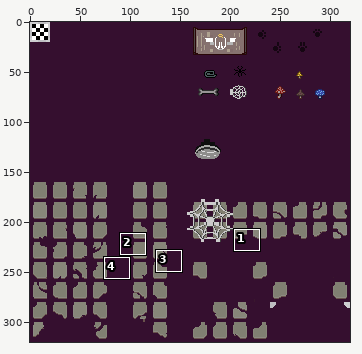
Sprite sheet: tilesets/tGrassR/output_tileset.png. The first picture is a wide view before the edit; the outline marks the close-up.
Close-up. As it was:
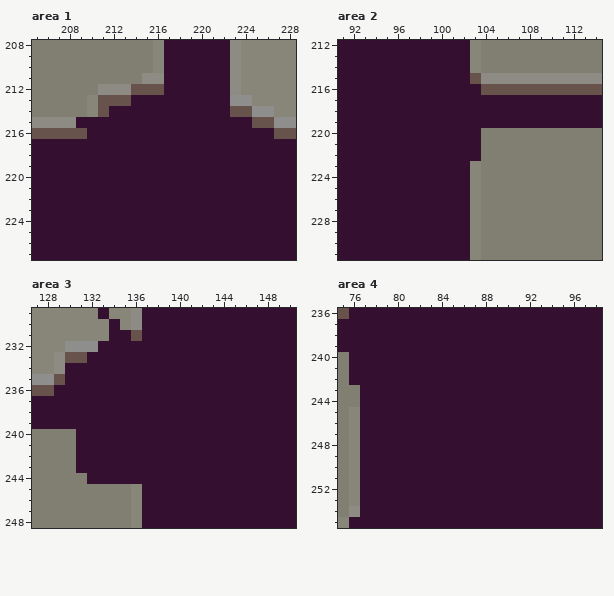
The file is 320x320 pixels. Pixels under 10% opacity are left out. Colours within 5 levels of each other are drawn and written as one. Shown: area 1: x 205..228, y 208..227; area 2: x 91..114, y 212..231; area 3: x 127..150, y 229..248; area 4: x 75..98, y 236..255. The commit also changed other parts of the picture, which this record leaves out.
And afterwards:
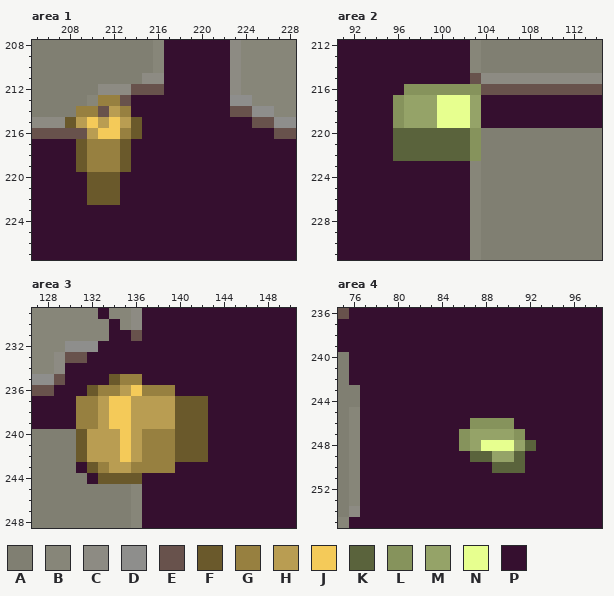
Palette (. is transparent): A #807f72  B #878679  C #8d8b83  D #8e8e8c  E #68524c  F #6a592b  G #978040  H #b99d52  J #f4ca59  K #5a633c  L #86935c  M #95a368  N #e7ff8f  P #350f2f
What changed:
--- area 1
@@ x 206..216 @@
 212 AAAAACCCEEE
-213 AAAABEEEPPP
-214 AAAABEPPPPP
-215 CCCPPPPPPPP
-216 EEEEPPPPPPP
-217 PPPPPPPPPPP
-218 PPPPPPPPPPP
-219 PPPPPPPPPPP
-220 PPPPPPPPPPP
-221 PPPPPPPPPPP
-222 PPPPPPPPPPP
+213 AAAABGGEPPP
+214 AAAGGEHGPPP
+215 CCFHJHJHFPP
+216 EEEEHJJGFPP
+217 PPPFGGGFPPP
+218 PPPFGGGFPPP
+219 PPPFGGGFPPP
+220 PPPPFFFPPPP
+221 PPPPFFFPPPP
+222 PPPPFFFPPPP
 223 PPPPPPPPPPP
--- area 2
@@ x 94..105 @@
 215 PPPPPPPPPECC
-216 PPPPPPPPPPEE
-217 PPPPPPPPPPPP
-218 PPPPPPPPPPPP
-219 PPPPPPPPPPPP
-220 PPPPPPPPPPAA
-221 PPPPPPPPPPAA
-222 PPPPPPPPPPAA
+216 PPPLLLLLLLEE
+217 PPLMMMNNNMPP
+218 PPLMMMNNNMPP
+219 PPLMMMNNNMPP
+220 PPKKKKKKKLAA
+221 PPKKKKKKKLAA
+222 PPKKKKKKKLAA
 223 PPPPPPPPPBAA
--- area 3
@@ x 129..144 @@
 234 CPPPPPPPPPPPPPPP
-235 EPPPPPPPPPPPPPPP
-236 PPPPPPPPPPPPPPPP
-237 PPPPPPPPPPPPPPPP
-238 PPPPPPPPPPPPPPPP
-239 PPPPPPPPPPPPPPPP
-240 AAPPPPPPPPPPPPPP
-241 AAPPPPPPPPPPPPPP
-242 AAPPPPPPPPPPPPPP
-243 AAPPPPPPPPPPPPPP
-244 AAAPPPPPPPPPPPPP
+235 EPPPPFGGPPPPPPPP
+236 PPPFGGHJGGGPPPPP
+237 PPGGHJJHHHHFFFPP
+238 PPGGHJJHHHHFFFPP
+239 PPGGHJJHHHHFFFPP
+240 AAFHHHJHGGGFFFPP
+241 AAFHHHJHGGGFFFPP
+242 AAFHHHJHGGGFFFPP
+243 AAPFGHHGGGGPPPPP
+244 AAAPFFFFPPPPPPPP
 245 AAAAAAABPPPPPPPP
--- area 4
@@ x 84..94 @@
 245 PPPPPPPPPPP
-246 PPPPPPPPPPP
-247 PPPPPPPPPPP
-248 PPPPPPPPPPP
-249 PPPPPPPPPPP
-250 PPPPPPPPPPP
+246 PPPLLLLPPPP
+247 PPLMMMMLPPP
+248 PPLMNNNMKPP
+249 PPPKKMMKPPP
+250 PPPPPKKKPPP
 251 PPPPPPPPPPP
Pixel boxes of the changes (left, top, right, bottom) in both close-ups:
changed: (65, 95, 142, 205)
changed: (393, 84, 481, 161)
changed: (76, 374, 208, 484)
changed: (459, 418, 536, 473)
